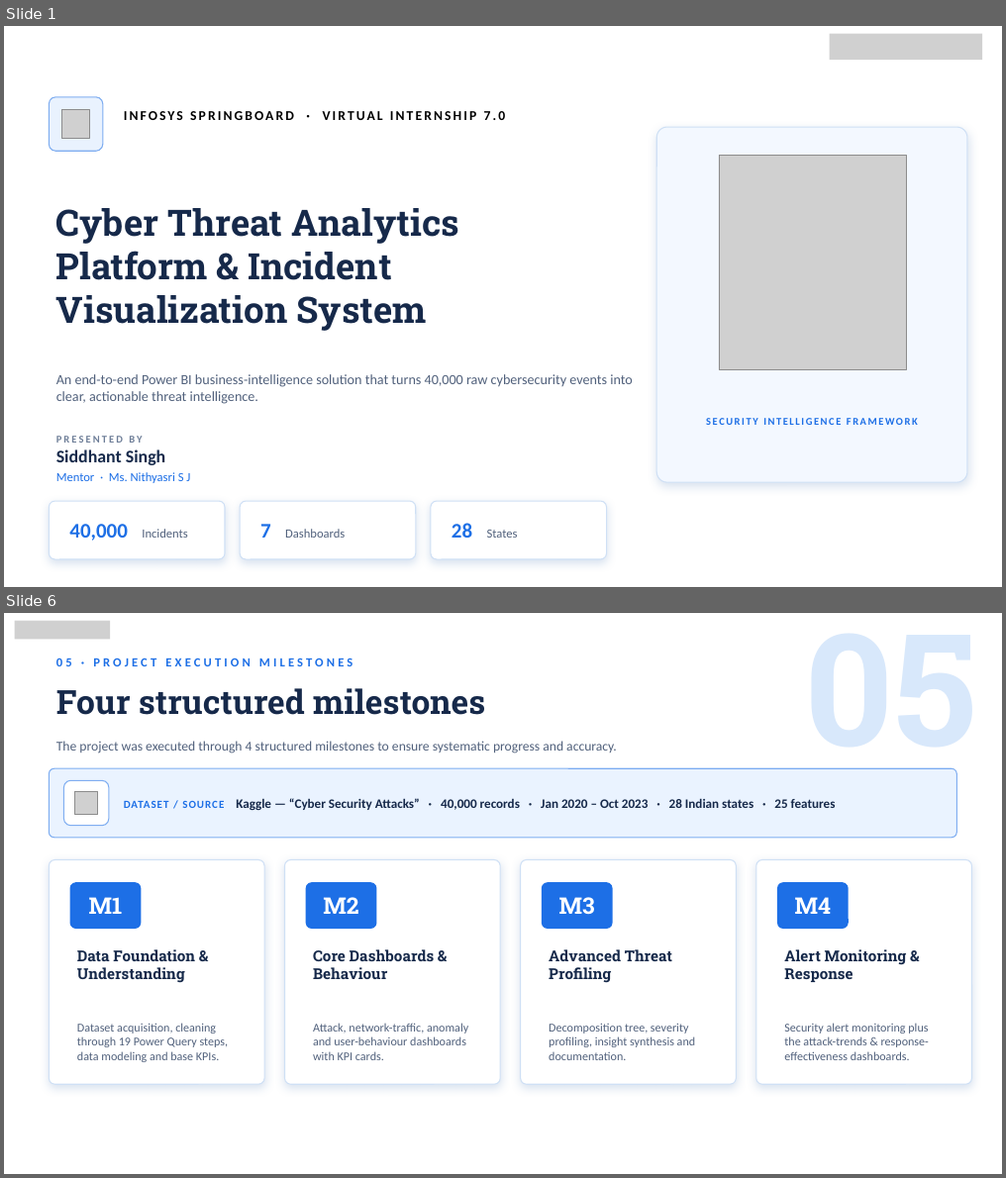
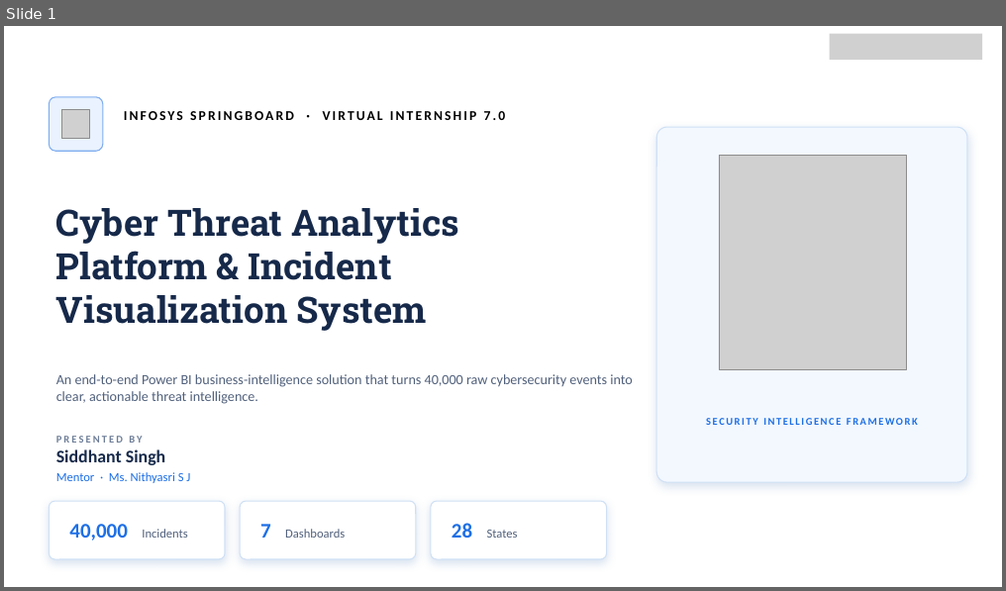
Before and after one commit to priyamsinha23/Infosys-Springboard-Virtual-Internship-7.0-Batch-1-Team-C, a slide deck: Team_Members_PPT/Siddhant.pptx. Shown one above the other, each under a label of ours: slides 1 and 6 before the commit, slide 1 after it; the slides between them are not shown. The pictures are 1006x1178 and 1006x591 pixels, drawn with LibreOffice and Linux fonts; fonts in the diff are those of the drawing; grey boxes stand for pictures; background and template pictures are left out. Boxes give left, top, right and bottom in pixels: in the first picture for what was removed or moved away, otherwise in the second. Text is boxed around its words. In the diff, an @@ line names an element or a change of style, - is before the commit and + after.

```diff
--- a/Team_Members_PPT/Siddhant.pptx
+++ b/Team_Members_PPT/Siddhant.pptx
@@ slide 6 removed at [4,613,1002,1174], background picture (left out) @@
@@ picture removed at [15,621,110,639] @@
@@ text removed at [56,658,352,666] @@
-05 · PROJECT EXECUTION MILESTONES
@@ text removed at [56,688,485,715] @@
-Four structured milestones
@@ text removed at [56,741,617,754] @@
-The project was executed through 4 structured milestones to ensure systematic progress and accuracy.
@@ rounded rectangle removed at [49,768,957,838] @@
@@ rounded rectangle removed at [63,780,109,826] @@
@@ text removed at [805,767,977,782] @@
-05
@@ picture removed at [74,791,98,814] @@
@@ text removed at [124,798,836,810] @@
-DATASET / SOURCE Kaggle — “Cyber Security Attacks” · 40,000 records · Jan 2020 – Oct 2023 · 28 Indian states · 25 features
@@ rounded rectangle removed at [49,861,264,1084] @@
@@ rounded rectangle removed at [285,861,500,1084] @@
@@ rounded rectangle removed at [521,861,737,1084] @@
@@ rounded rectangle removed at [756,861,972,1084] @@
@@ rounded rectangle removed at [70,882,141,929] @@
@@ text removed at [89,897,123,914] @@
-M1
@@ rounded rectangle removed at [306,882,377,929] @@
@@ text removed at [323,897,358,914] @@
-M2
@@ rounded rectangle removed at [542,882,613,929] @@
@@ text removed at [559,897,595,914] @@
-M3
@@ rounded rectangle removed at [777,882,848,929] @@
@@ text removed at [795,897,831,914] @@
-M4
@@ text removed at [77,950,195,983] @@
-Data Foundation & Understanding
@@ text removed at [313,950,435,979] @@
-Core Dashboards & Behaviour
@@ text removed at [548,950,672,983] @@
-Advanced Threat Profiling
@@ text removed at [784,950,907,982] @@
-Alert Monitoring & Response
@@ text removed at [77,1023,229,1062] @@
-Dataset acquisition, cleaning through 19 Power Query steps, data modeling and base KPIs.
@@ text removed at [313,1023,468,1060] @@
-Attack, network-traffic, anomaly and user-behaviour dashboards with KPI cards.
@@ text removed at [548,1024,695,1060] @@
-Decomposition tree, severity profiling, insight synthesis and documentation.
@@ text removed at [784,1023,929,1060] @@
-Security alert monitoring plus the attack-trends & response-effectiveness dashboards.
```
Also in this commit, not shown: 7 slides changed, 9 slides added, 2 other slides removed, 1 other file.
